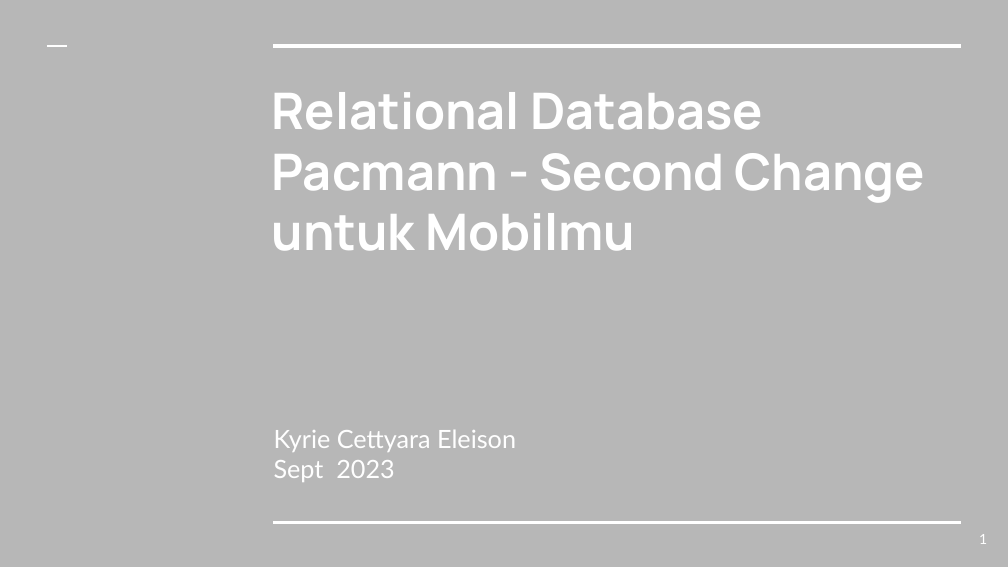
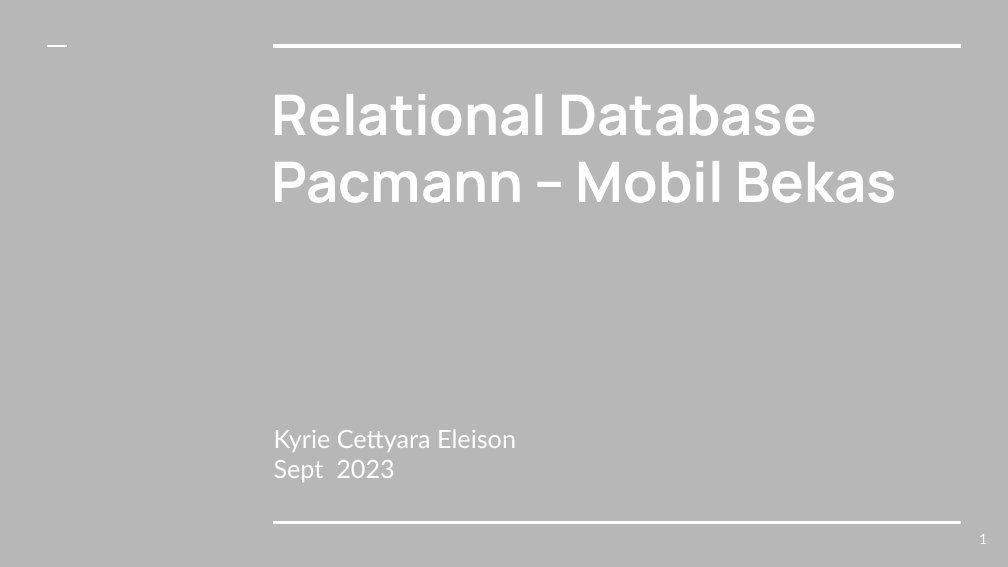
Before and after one commit to KyrieCettyara/Relational-Database-Pacmann-Mobil-Bekas, a slide deck: slide 1 of Presentasi Project.pptx. Drawn at 1008x567 pixels with LibreOffice and Linux fonts; fonts in the diff are those of the drawing. Boxes give left, top, right and bottom in pixels: in the first picture for what was removed or moved away, otherwise in the second. Text is boxed around its words. In the diff, an @@ line names an element or a change of style, - is before the commit and + after.

```diff
--- a/Presentasi Project.pptx
+++ b/Presentasi Project.pptx
@@ title at bbox=[272, 94, 897, 203]: text changed; size 36 to 40 pt @@
-Relational Database Pacmann - Second Change untuk Mobilmu
+Relational Database Pacmann – Mobil Bekas
```
Also in this commit, not shown: 4 other slides changed, 1 other file.
